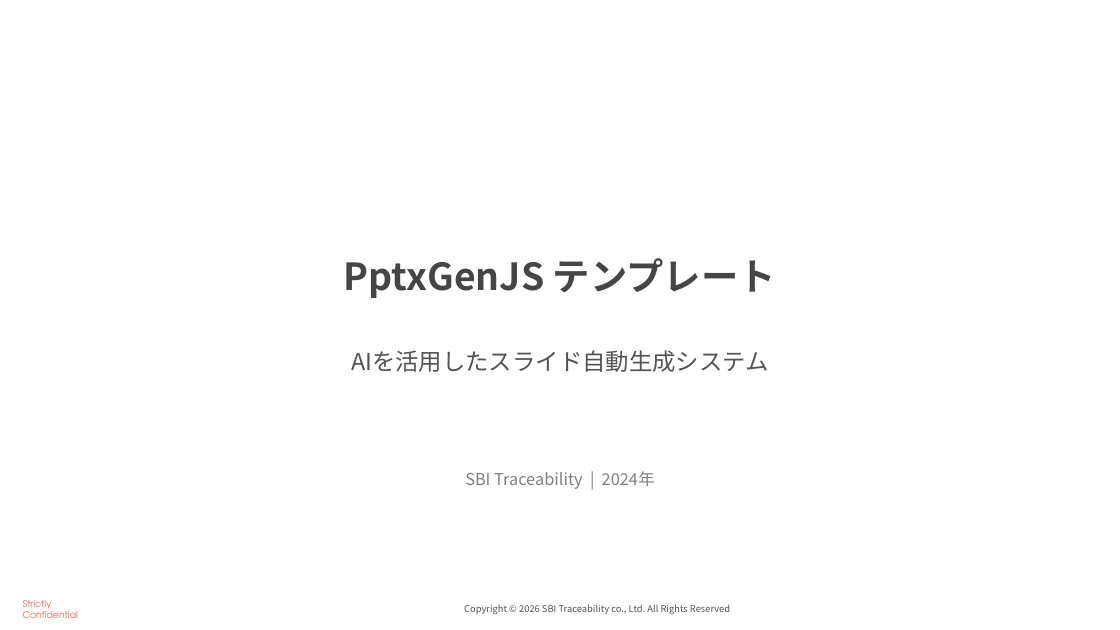
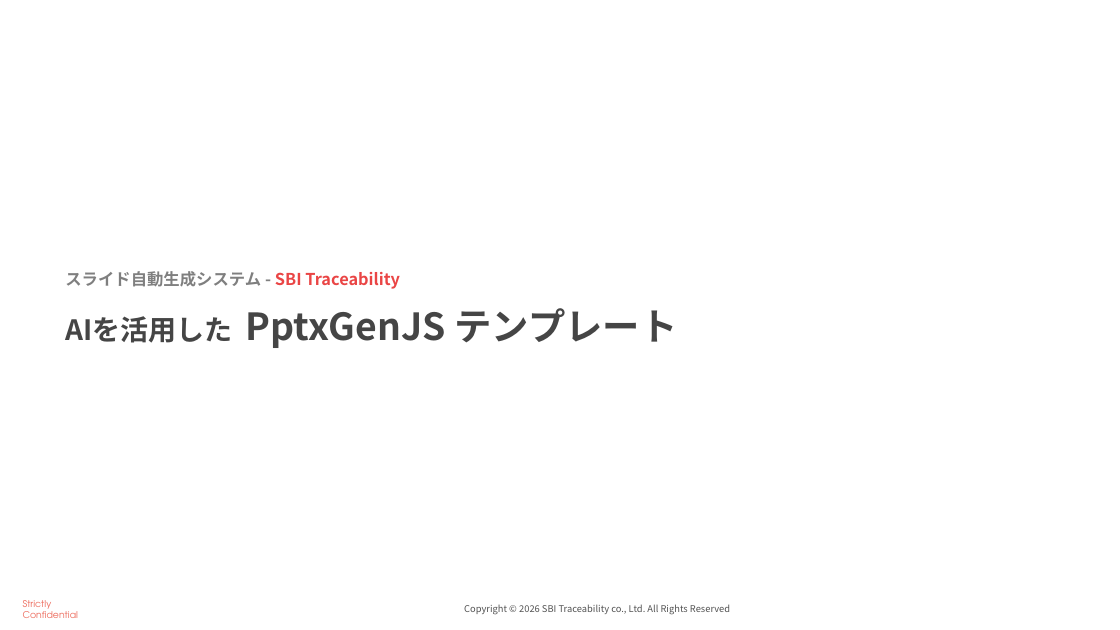
Before and after one commit to SBITraceability/sbita-pptxgenjs-template, a slide deck: slide 1 of examples/how-to-use.pptx. Drawn at 1120x630 pixels with LibreOffice and Linux fonts; fonts in the diff are those of the drawing. Boxes give left, top, right and bottom in pixels: in the first picture for what was removed or moved away, otherwise in the second. Text is boxed around its words. In the diff, an @@ line names an element or a change of style, - is before the commit and + after.

```diff
--- a/examples/how-to-use.pptx
+++ b/examples/how-to-use.pptx
@@ text added at [65,271,400,289], 14 pt, text #EA4545, bold @@
+スライド自動生成システム - SBI Traceability
@@ text at [65,308,677,348]: text changed @@
-PptxGenJS テンプレート
+AIを活用した PptxGenJS テンプレート
@@ text removed at [351,350,769,372] @@
-AIを活用したスライド自動生成システム
@@ text removed at [465,471,655,489] @@
-SBI Traceability | 2024年
```
Also in this commit, not shown: 7 other files.
